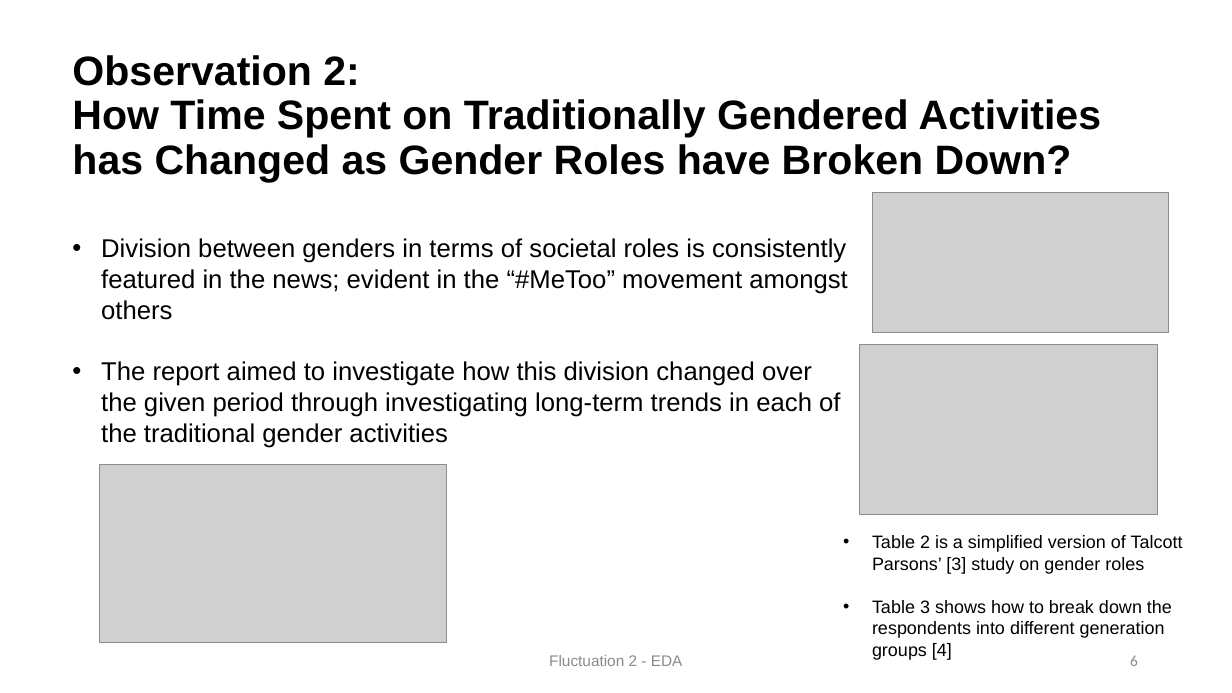
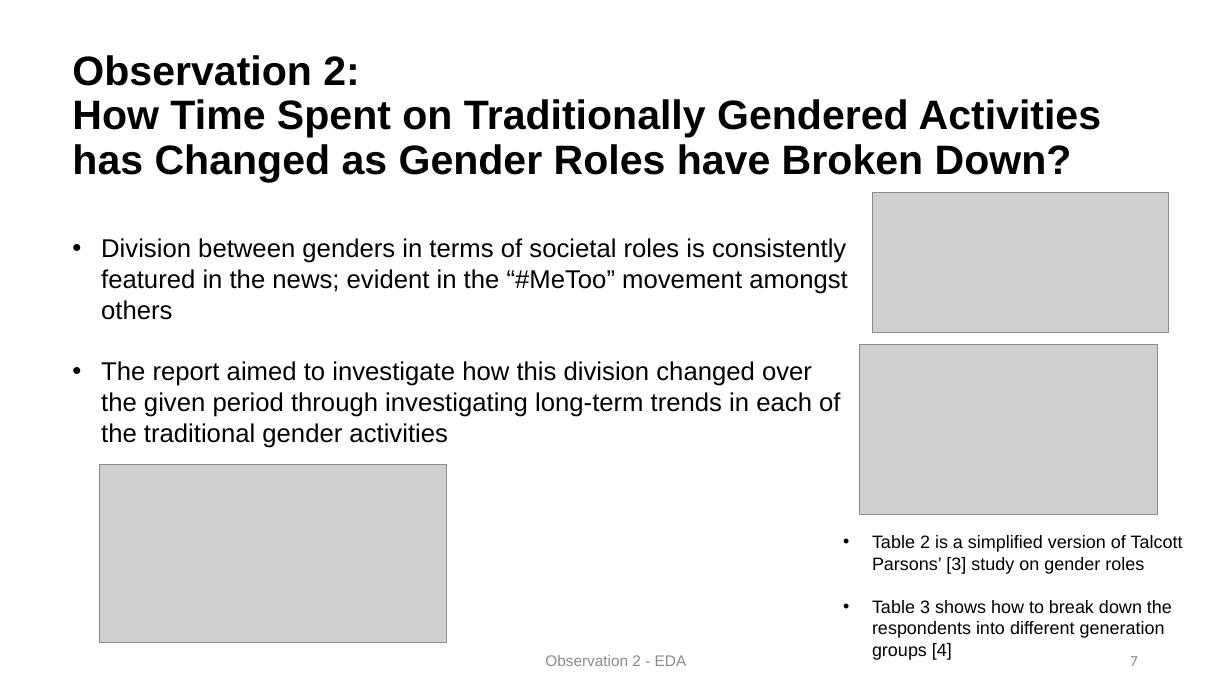
Before and after one commit to HarrisonWilde/AmericanTimeUseSurvey, a slide deck: slide 7 of Presentation/slides (1).pptx (slide 6 before the commit). Drawn at 1232x693 pixels with LibreOffice and Linux fonts; fonts in the diff are those of the drawing; grey boxes stand for pictures. Boxes give left, top, right and bottom in pixels: in the first picture for what was removed or moved away, otherwise in the second. Text is boxed around its words. In the diff, an @@ line names an element or a change of style, - is before the commit and + after.

```diff
--- a/Presentation/slides (1).pptx
+++ b/Presentation/slides (1).pptx
@@ text at [545,655,687,666]: text changed @@
-Fluctuation 2 - EDA
+Observation 2 - EDA
@@ page number at [1130,656,1138,666]: text changed @@
-6
+7
```
Also in this commit, not shown: 8 other slides changed, 2 slides added, 1 slide removed.
